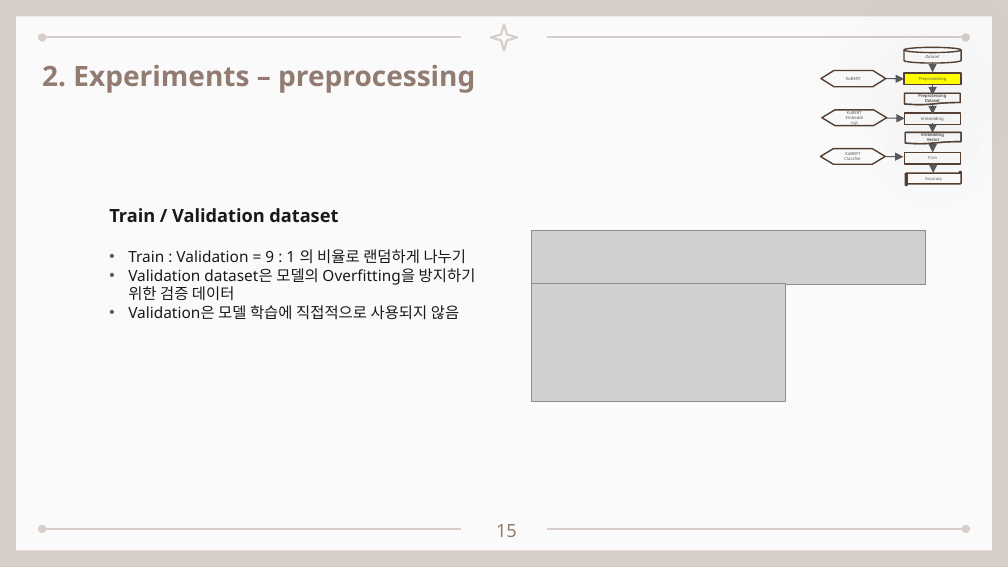
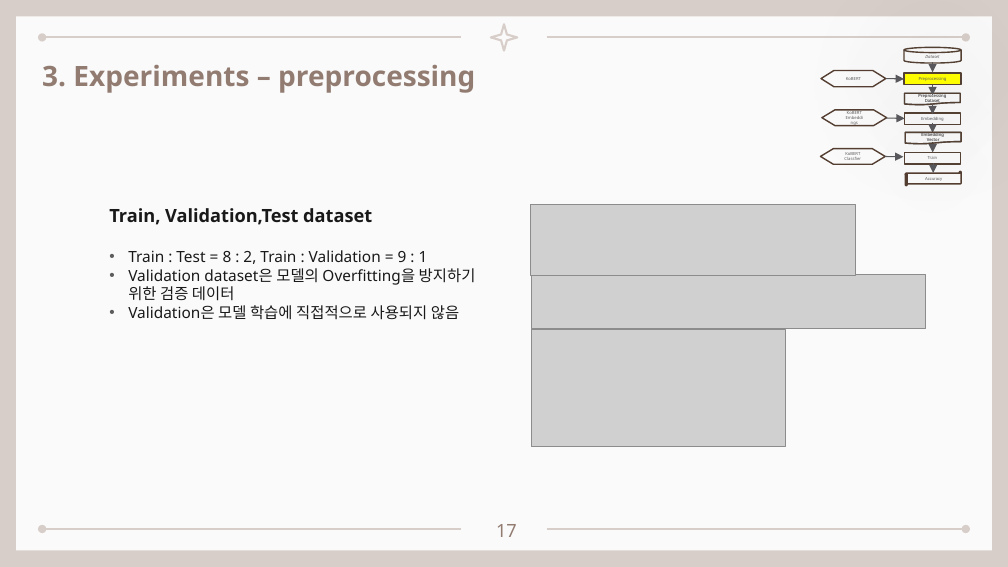
Before and after one commit to seungdeng/DELab, a slide deck: slide 17 of PPT/(이승건)250304_BERT멘토링리뷰.pptx (slide 15 before the commit). Drawn at 1008x567 pixels with LibreOffice and Linux fonts; fonts in the diff are those of the drawing; grey boxes stand for pictures. Boxes give left, top, right and bottom in pixels: in the first picture for what was removed or moved away, otherwise in the second. Text is boxed around its words. In the diff, an @@ line names an element or a change of style, - is before the commit and + after.

```diff
--- a/PPT/(이승건)250304_BERT멘토링리뷰.pptx
+++ b/PPT/(이승건)250304_BERT멘토링리뷰.pptx
@@ text at (42,65,475,93): text changed @@
-2. Experiments – preprocessing
+3. Experiments – preprocessing
@@ text at (109,208,372,225): text changed @@
-Train / Validation dataset
+Train, Validation,Test dataset
@@ picture added at (531,205,856,276) @@
@@ text at (128,250,428,264): text changed @@
-• Train : Validation = 9 : 1 의 비율로 랜덤하게 나누기
+• Train : Test = 8 : 2, Train : Validation = 9 : 1
@@ picture: place and size @@
-picture at (531,231,925,285)
+picture at (531,274,925,329)
@@ picture: place and size @@
-picture at (531,283,785,401)
+picture at (531,330,785,448)
@@ page number at (496,524,517,537): text changed @@
-15
+17
```
Also in this commit, not shown: 18 other slides changed, 2 slides added, 1 other file.
